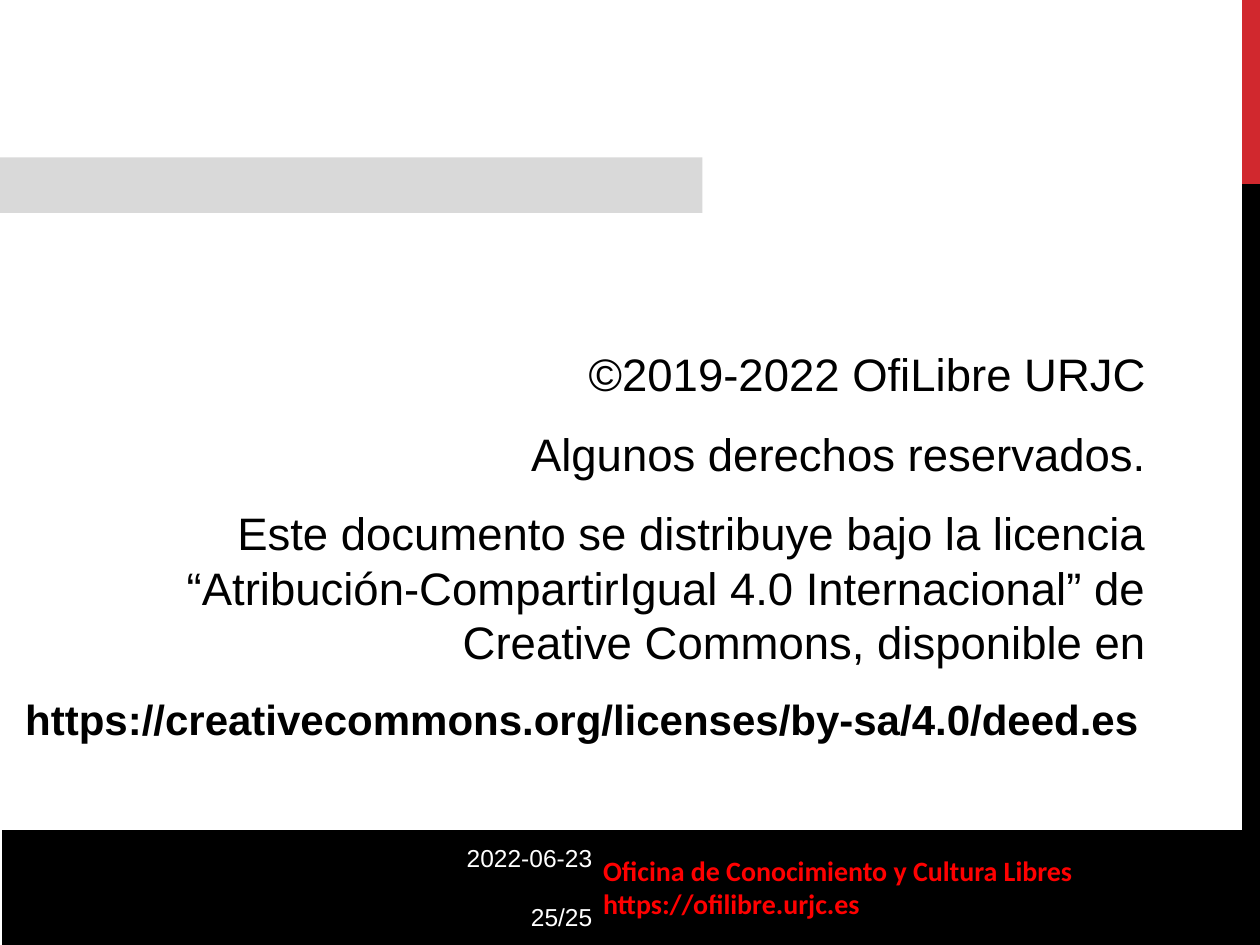
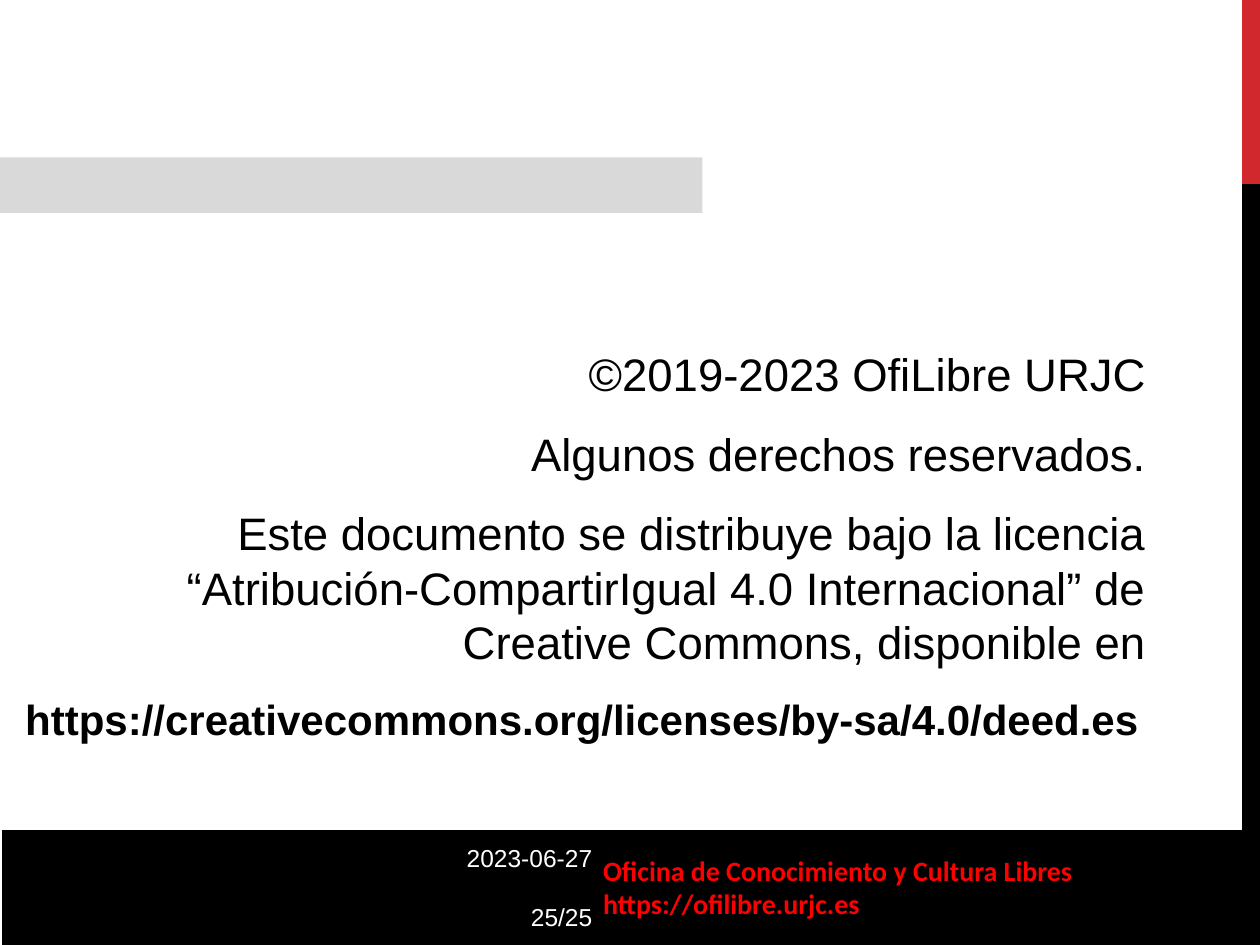
Before and after one commit to gabrielIzquierdo/OfiLibreGabri.github.io, a slide deck: slide 25 of static/transpas/curso-cultura-libre/Software_Libre.odp. Drawn at 1260x945 pixels with LibreOffice and Linux fonts; fonts in the diff are those of the drawing; background and template pictures are left out. Boxes give left, top, right and bottom in pixels: in the first picture for what was removed or moved away, otherwise in the second. Text is boxed around its words. In the diff, an @@ line names an element or a change of style, - is before the commit and + after.

```diff
--- a/static/transpas/curso-cultura-libre/Software_Libre.odp
+++ b/static/transpas/curso-cultura-libre/Software_Libre.odp
@@ text at (589, 358, 1145, 392): text changed @@
-©2019-2022 OfiLibre URJC
+©2019-2023 OfiLibre URJC
@@ text at (467, 850, 592, 868): text changed @@
-2022-06-23
+2023-06-27
```
Also in this commit, not shown: 1 other slide changed, 6 other files.
